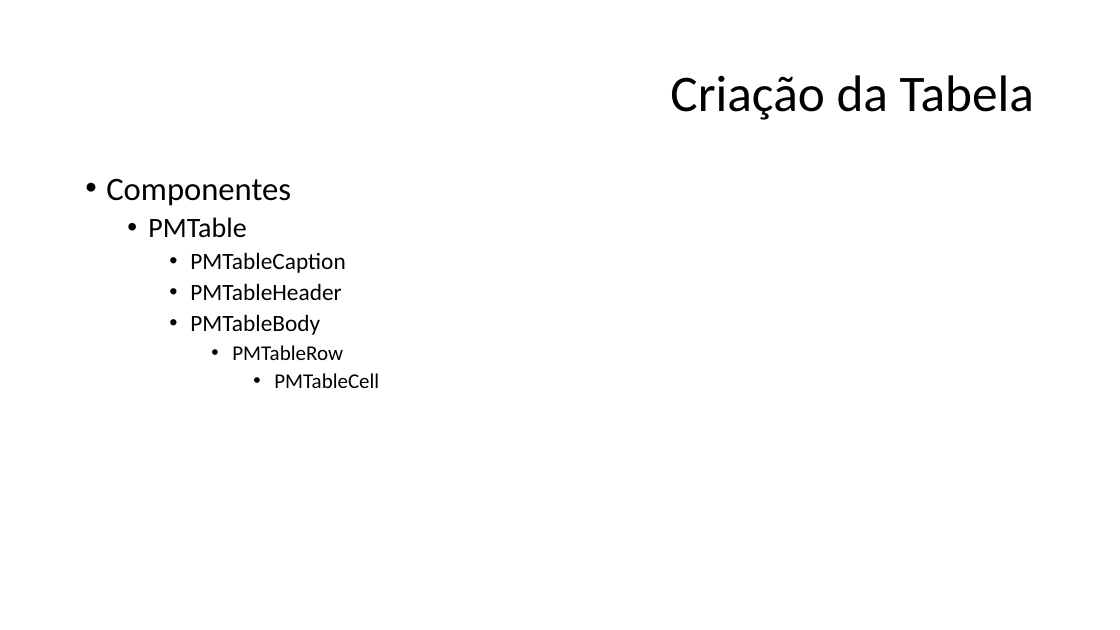
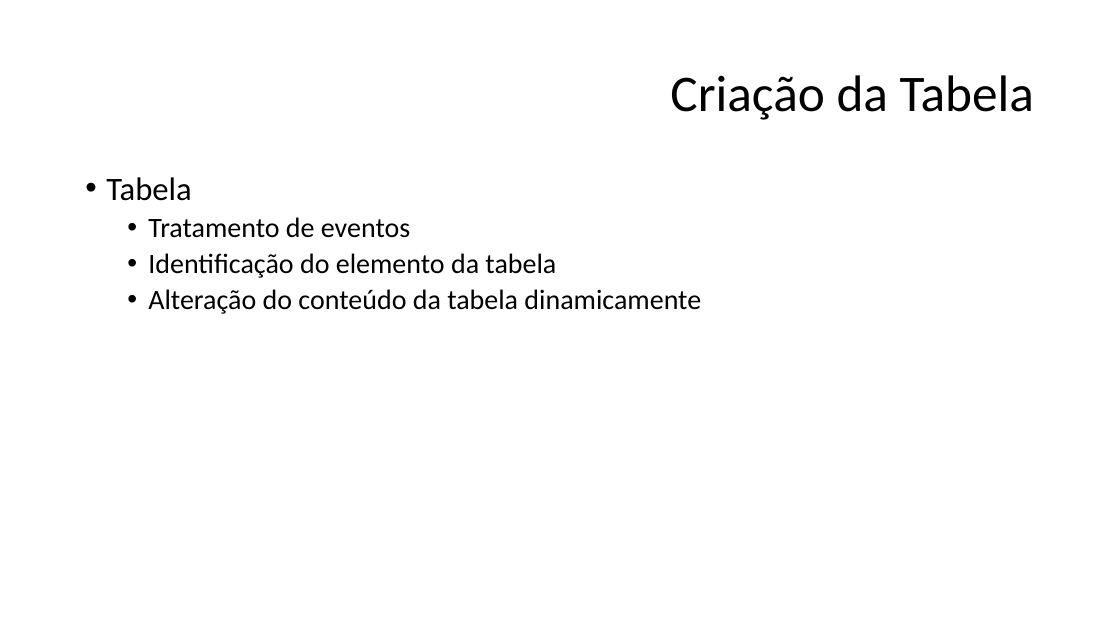
Before and after one commit to tadeumaffeis/ProgramacaoMultiplataforma, a slide deck: slide 18 of Aulas/04 - Criação de Tabela com Controles/04 - Tabela com Controles.pptx. Drawn at 1120x630 pixels with LibreOffice and Linux fonts; fonts in the diff are those of the drawing. Boxes give left, top, right and bottom in pixels: in the first picture for what was removed or moved away, otherwise in the second. Text is boxed around its words. In the diff, an @@ line names an element or a change of style, - is before the commit and + after.

```diff
--- a/Aulas/04 - Criação de Tabela com Controles/04 - Tabela com Controles.pptx
+++ b/Aulas/04 - Criação de Tabela com Controles/04 - Tabela com Controles.pptx
@@ text at (106,177,701,314): text changed; size 20 to 24 pt @@
-• Componentes
-  • PMTable
-    • PMTableCaption
-    • PMTableHeader
-    • PMTableBody
-      • PMTableRow
-        • PMTableCell
+• Tabela
+  • Tratamento de eventos
+  • Identificação do elemento da tabela
+  • Alteração do conteúdo da tabela dinamicamente
```
Also in this commit, not shown: 2 other slides changed, 4 slides added, 7 other files.
